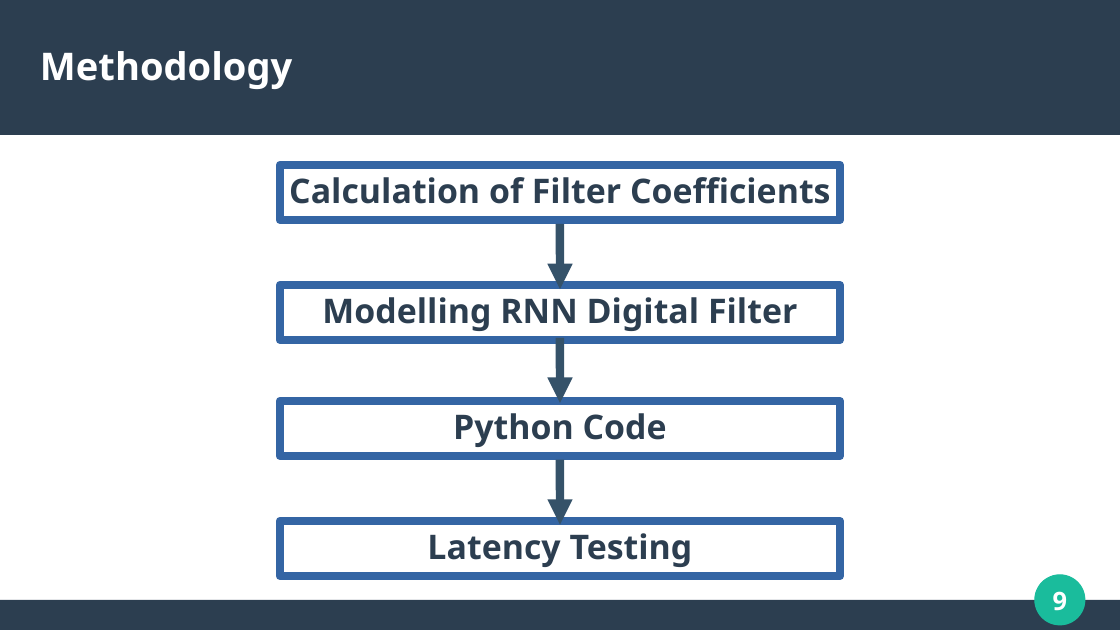
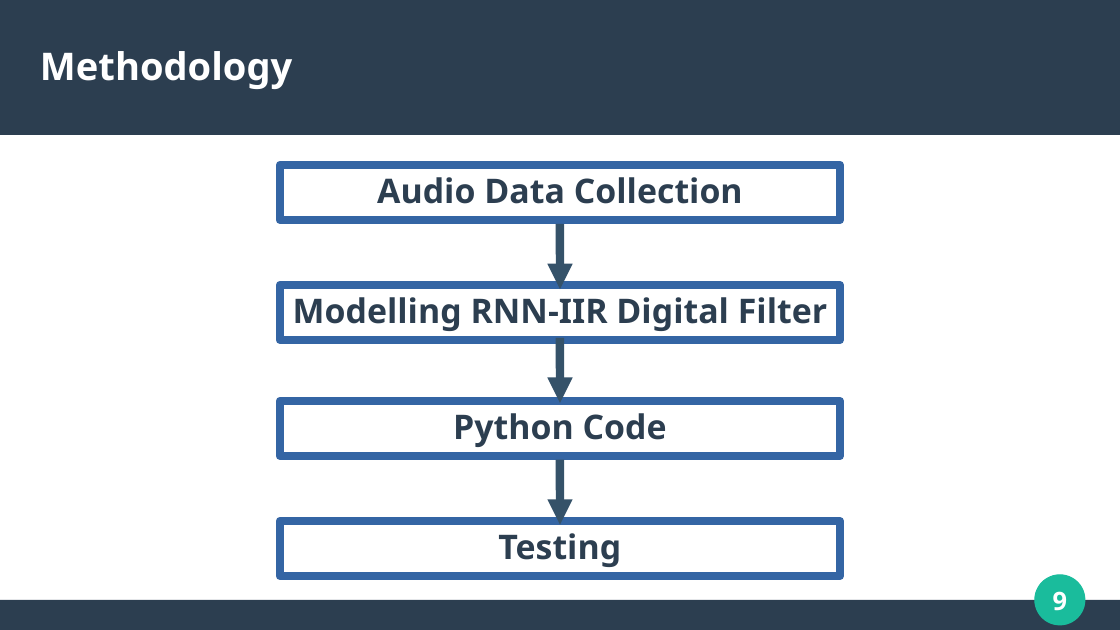
Before and after one commit to mohitlabs/Research, a slide deck: slide 9 of A Low Latency Digital Filter using Recurrent Neural Network/PPT/Presentation.pptx. Drawn at 1120x630 pixels with LibreOffice and Linux fonts; fonts in the diff are those of the drawing. Boxes give left, top, right and bottom in pixels: in the first picture for what was removed or moved away, otherwise in the second. Text is boxed around its words. In the diff, an @@ line names an element or a change of style, - is before the commit and + after.

```diff
--- a/A Low Latency Digital Filter using Recurrent Neural Network/PPT/Presentation.pptx
+++ b/A Low Latency Digital Filter using Recurrent Neural Network/PPT/Presentation.pptx
@@ text at bbox=[377, 177, 743, 204]: text changed @@
-Calculation of Filter Coefficients
+Audio Data Collection
@@ text in rectangle at bbox=[293, 297, 827, 331]: text changed @@
-Modelling RNN Digital Filter
+Modelling RNN-IIR Digital Filter
@@ text in rectangle at bbox=[498, 533, 621, 567]: text changed @@
-Latency Testing
+Testing
```
Also in this commit, not shown: 3 other slides changed, 3 slides added, 1 slide removed.
